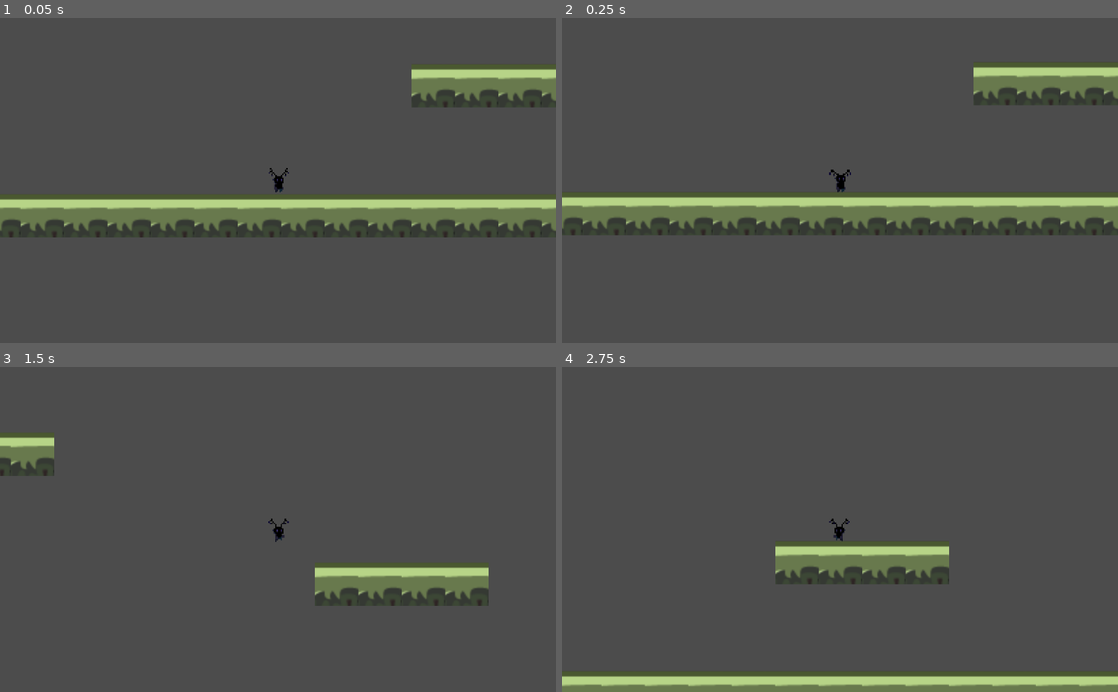
Above: before the commit, frames 1-4 (two rows, left to right).
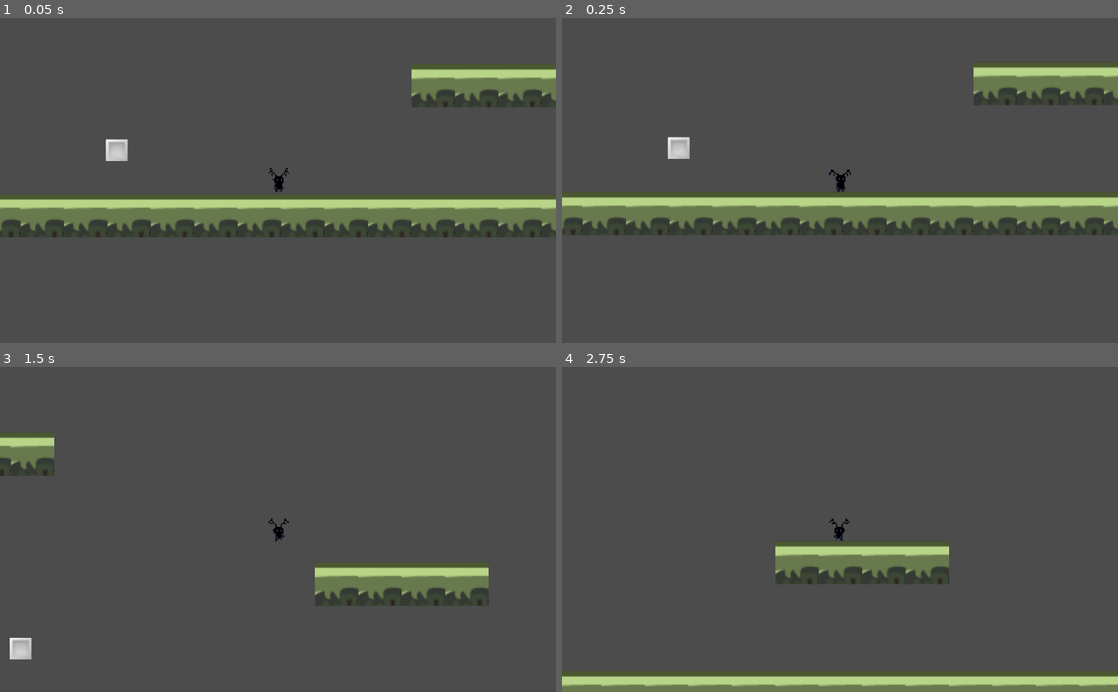
Above: after the commit, the same moments.

Repository: RPI-GameJamTeam/GodotProject
Game: Godot game, scene res://Scenes/MainScene.tscn
Two runs of this game, one before a commit and one after it. Both use one fixed random seed, a clock stepped at 60 frames per second and the inputs below.
Inputs:
- Up to frame 1 (0.05 s): no input
- Up to frame 2 (0.25 s): no input
- Up to frame 3 (1.5 s): hold D (right) from 0.53 s (still down); tap Space (jump) at 0.77 s
- Up to frame 4 (2.75 s): tap Space (jump) at 1.52 s; release D (right) at 2.03 s; hold A (left) from 2.03 s (still down)

The runs differ from the first frame. In frame 1, 0.3% of the frame differs, in the area x 19-23%, y 37-45%; in frame 2, 0.3%, in the area x 19-23%, y 36-44%; in frame 3, 0.3%; in frame 4, nothing differs.

Commit message:
Screenshake

Diff:
--- a/Game Jam/Scenes/MainScene.tscn
+++ b/Game Jam/Scenes/MainScene.tscn
@@ -1,7 +1,8 @@
-[gd_scene load_steps=3 format=2]
+[gd_scene load_steps=4 format=2]
 
 [ext_resource path="res://Scenes/Level.tscn" type="PackedScene" id=1]
 [ext_resource path="res://Scenes/Player.tscn" type="PackedScene" id=2]
+[ext_resource path="res://Scenes/PickUp.tscn" type="PackedScene" id=3]
 
 [node name="MainScene" type="Node"]
 
@@ -9,3 +10,6 @@
 position = Vector2( -2.20486, -10.7093 )
 
 [node name="Level" parent="." instance=ExtResource( 1 )]
+
+[node name="PickUp" parent="." instance=ExtResource( 3 )]
+position = Vector2( -120.952, -32.443 )
--- a/Game Jam/Scenes/PickUp.tscn
+++ b/Game Jam/Scenes/PickUp.tscn
@@ -1,8 +1,23 @@
-[gd_scene load_steps=2 format=2]
+[gd_scene load_steps=4 format=2]
+
+[ext_resource path="res://Asset/Art/TempPlayerSprite.png" type="Texture" id=1]
+[ext_resource path="res://Scripts/PickUp.gd" type="Script" id=2]
 
 [sub_resource type="CapsuleShape2D" id=1]
+height = 0.0
 
-[node name="PickUp" type="StaticBody2D"]
+[node name="PickUp" type="Area2D" groups=[
+"PickUp",
+]]
+script = ExtResource( 2 )
+__meta__ = {
+"_edit_group_": true
+}
+
+[node name="Sprite" type="Sprite" parent="."]
+texture = ExtResource( 1 )
 
 [node name="CollisionShape2D" type="CollisionShape2D" parent="."]
 shape = SubResource( 1 )
+
+[connection signal="body_entered" from="." to="." method="_on_PickUp_body_entered"]
--- a/Game Jam/Scenes/Player.tscn
+++ b/Game Jam/Scenes/Player.tscn
@@ -1,7 +1,8 @@
-[gd_scene load_steps=16 format=2]
+[gd_scene load_steps=17 format=2]
 
 [ext_resource path="res://Asset/Character-Sheet.png" type="Texture" id=1]
 [ext_resource path="res://Scripts/Player.gd" type="Script" id=2]
+[ext_resource path="res://Scripts/PlayerCamera.gd" type="Script" id=3]
 
 [sub_resource type="AtlasTexture" id=2]
 atlas = ExtResource( 1 )
@@ -64,7 +65,9 @@
 radius = 7.75
 height = 1.5
 
-[node name="Player" type="KinematicBody2D"]
+[node name="Player" type="KinematicBody2D" groups=[
+"Player",
+]]
 script = ExtResource( 2 )
 __meta__ = {
 "_edit_group_": true
@@ -77,6 +80,8 @@
 [node name="Camera2D" type="Camera2D" parent="."]
 current = true
 zoom = Vector2( 0.4, 0.4 )
+limit_smoothed = true
+script = ExtResource( 3 )
 
 [node name="CollisionShape2D" type="CollisionShape2D" parent="."]
 shape = SubResource( 1 )
--- /dev/null
+++ b/Game Jam/Scripts/PickUp.gd
@@ -0,0 +1,6 @@
+extends Area2D
+
+func _on_PickUp_body_entered(body):
+	if body.is_in_group("Player"):
+		body.get_node("Camera2D").add_trauma(0.6)
+		body.get_node("Camera2D").shake()
--- /dev/null
+++ b/Game Jam/Scripts/PlayerCamera.gd
@@ -0,0 +1,40 @@
+extends Camera2D
+
+export var decay = 1  # How quickly the shaking stops [0, 1].
+
+export var max_offset = Vector2(100, 75)  # Maximum hor/ver shake in pixels.
+
+export var max_roll = 0.1  # Maximum rotation in radians (use sparingly).
+
+export (NodePath) var target  # Assign the node this camera will follow.
+
+
+var trauma = 0.0  # Current shake strength.
+
+var trauma_power = 3  # Trauma exponent. Use [2, 3].
+
+onready var noise = OpenSimplexNoise.new()
+var noise_y = 0
+
+func _ready():
+	randomize()
+	noise.seed = randi()
+	noise.period = 4
+	noise.octaves = 2
+
+func _process(delta):
+	if target:
+		global_position = get_node(target).global_position
+	if trauma:
+		trauma = max(trauma - decay * delta, 0)
+		shake()
+
+func shake():
+	var amount = pow(trauma, trauma_power)
+	noise_y += 1
+	rotation = max_roll * amount * noise.get_noise_2d(noise.seed, noise_y)
+	offset.x = max_offset.x * amount * noise.get_noise_2d(noise.seed*2, noise_y)
+	offset.y = max_offset.y * amount * noise.get_noise_2d(noise.seed*3, noise_y)
+
+func add_trauma(amount):
+	trauma = trauma + amount
